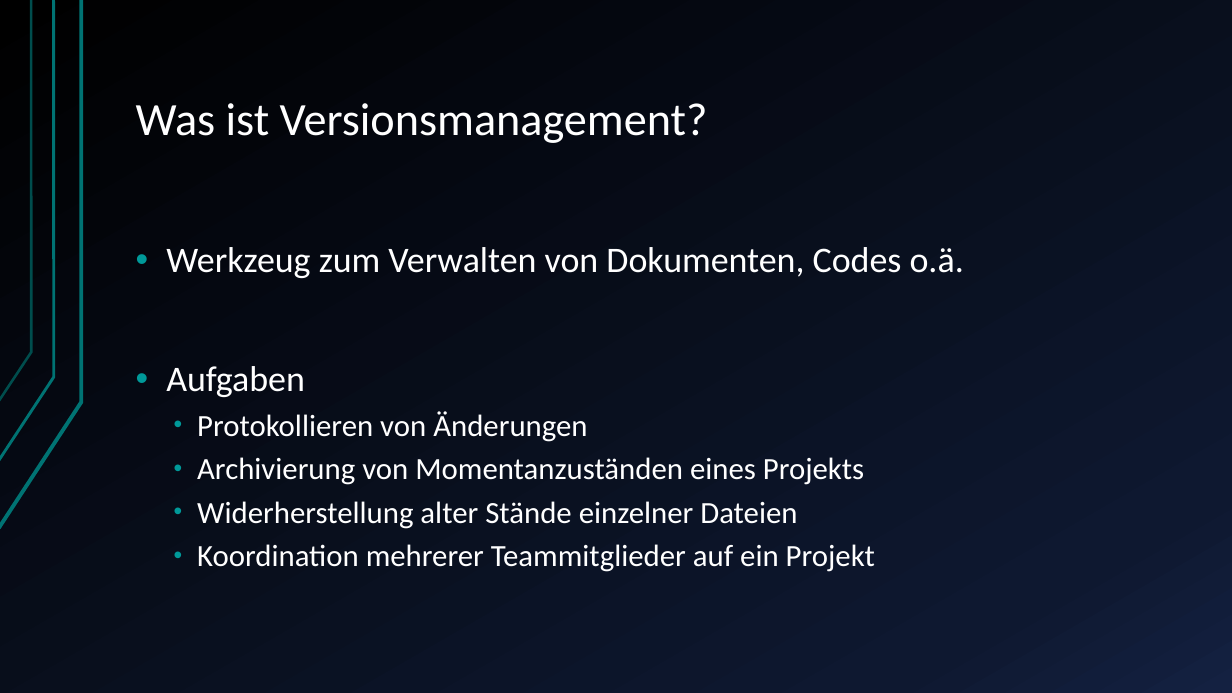
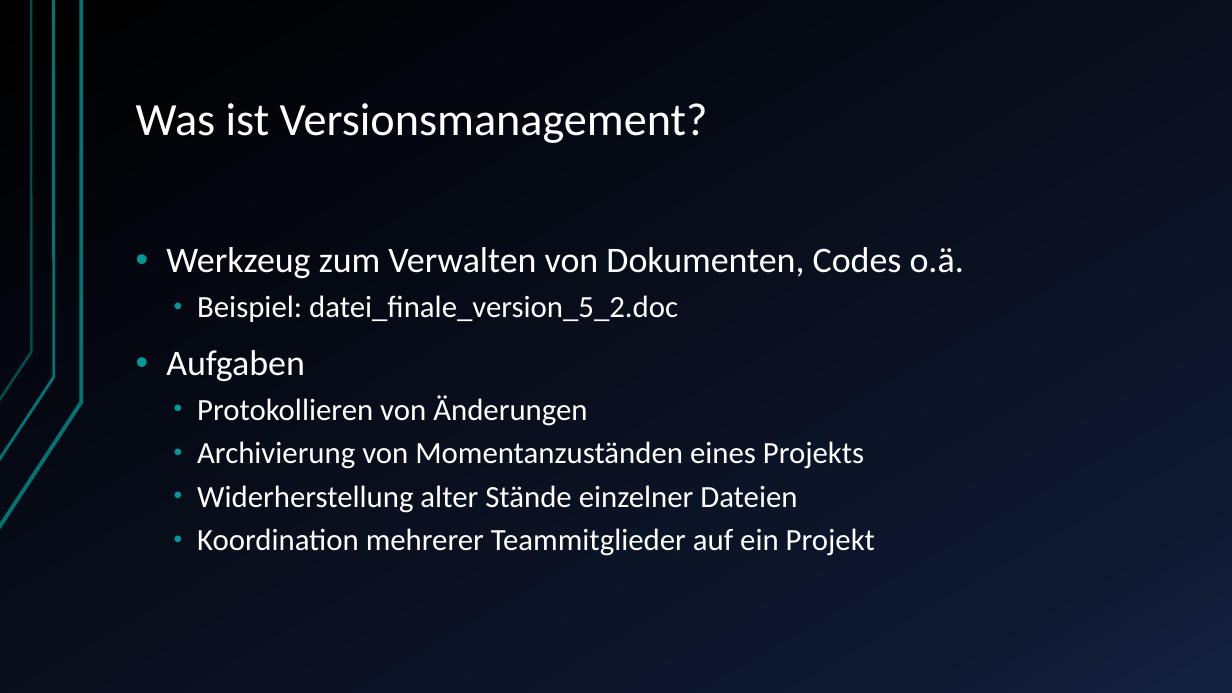
Before and after one commit to dome0157/Vortrag-Versionsmanagement, a slide deck: slide 4 of Versionsmanagement_Präsentation.pptx. Drawn at 1232x693 pixels with LibreOffice and Linux fonts; fonts in the diff are those of the drawing. Boxes give left, top, right and bottom in pixels: in the first picture for what was removed or moved away, otherwise in the second. Text is boxed around its words. In the diff, an @@ line names an element or a change of style, - is before the commit and + after.

```diff
--- a/Versionsmanagement_Präsentation.pptx
+++ b/Versionsmanagement_Präsentation.pptx
@@ text at (197,295,678,322): paragraph added @@
+  • Beispiel: datei_finale_version_5_2.doc
```
Also in this commit, not shown: 5 other slides changed, 3 slides added, 7 other files.
